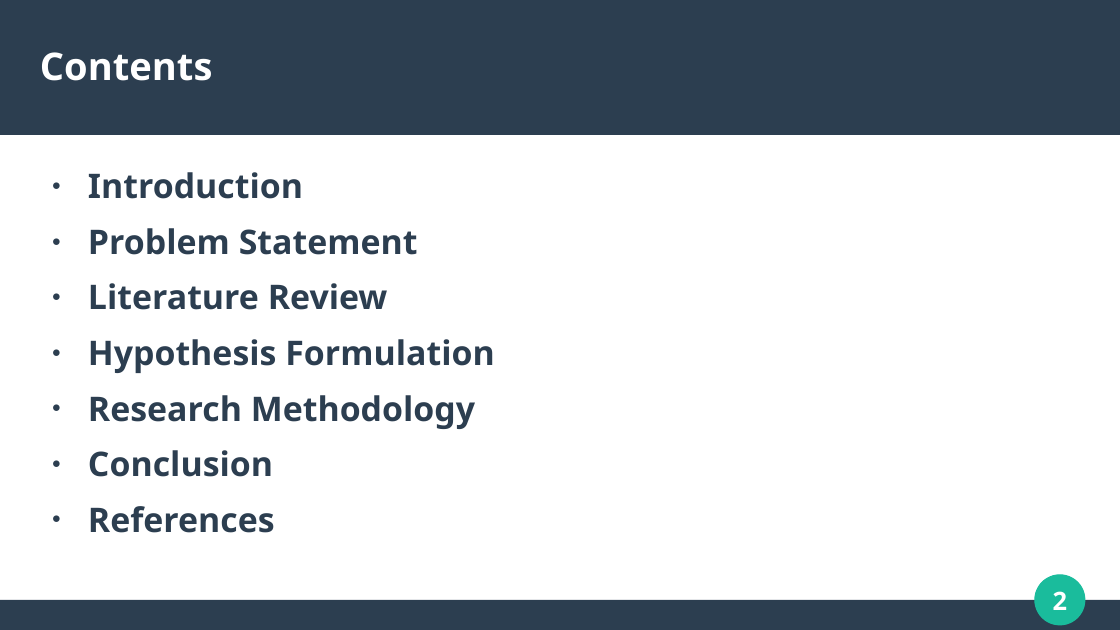
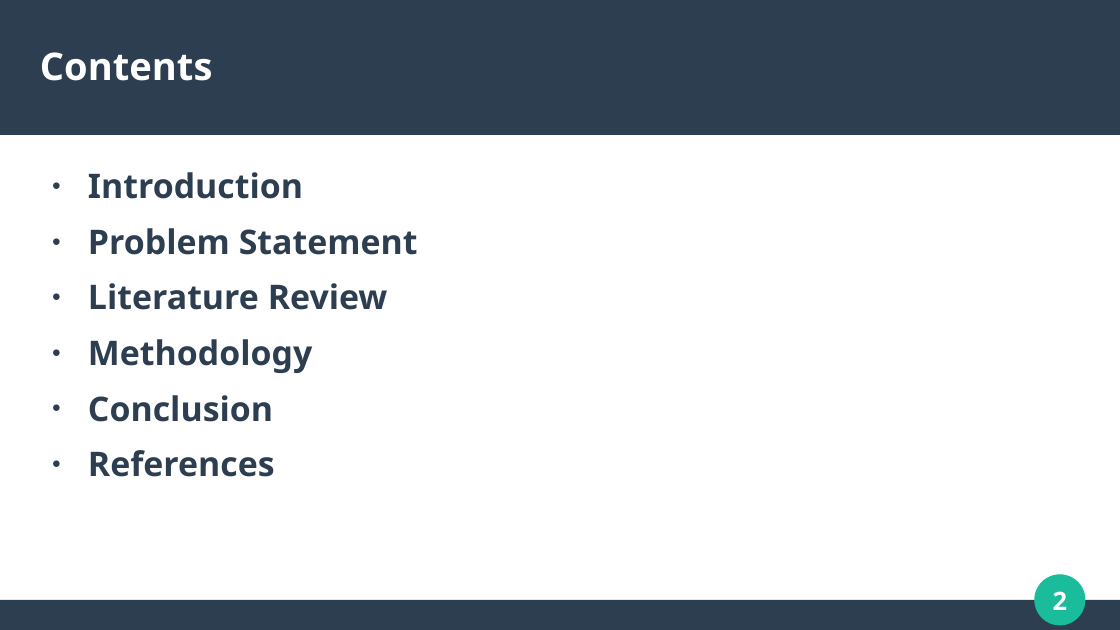
Before and after one commit to mohitlabs/Research, a slide deck: slide 2 of A Low Latency Digital Filter using Recurrent Neural Network/PPT/Presentation.pptx. Drawn at 1120x630 pixels with LibreOffice and Linux fonts; fonts in the diff are those of the drawing. Boxes give left, top, right and bottom in pixels: in the first picture for what was removed or moved away, otherwise in the second. Text is boxed around its words. In the diff, an @@ line names an element or a change of style, - is before the commit and + after.

```diff
--- a/A Low Latency Digital Filter using Recurrent Neural Network/PPT/Presentation.pptx
+++ b/A Low Latency Digital Filter using Recurrent Neural Network/PPT/Presentation.pptx
@@ text at box(88, 339, 312, 373): text changed @@
-● Hypothesis Formulation
-● Research Methodology
+● Methodology
```
Also in this commit, not shown: 3 other slides changed, 1 slide added, 2 slides removed.
